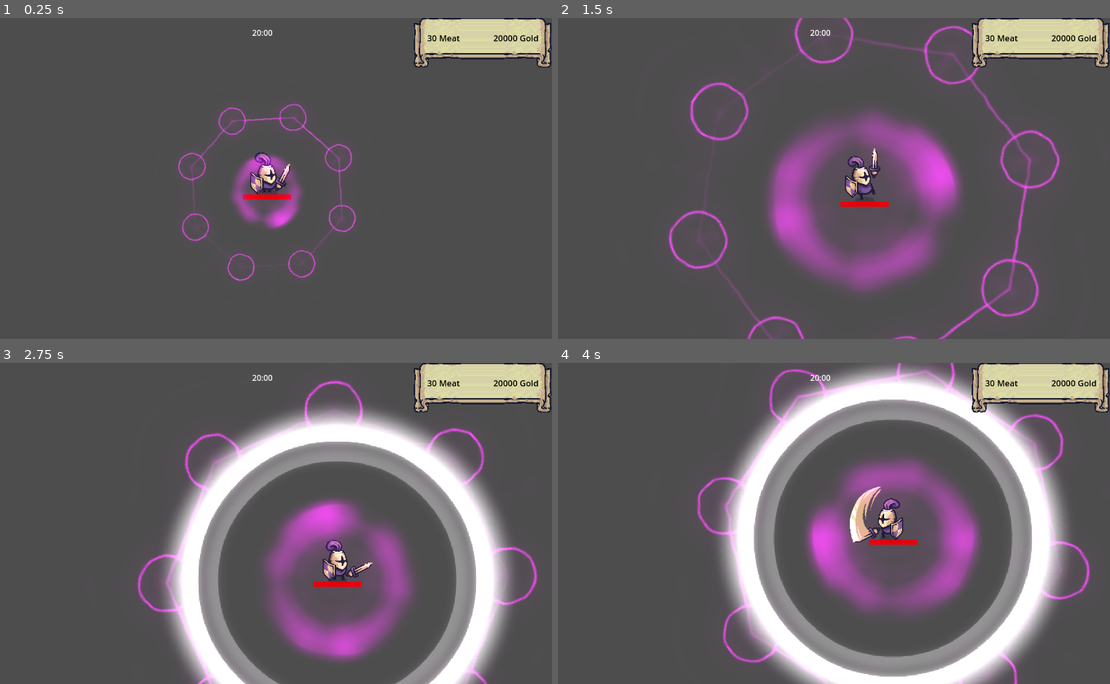
Above: before the commit, frames 1-4 (two rows, left to right).
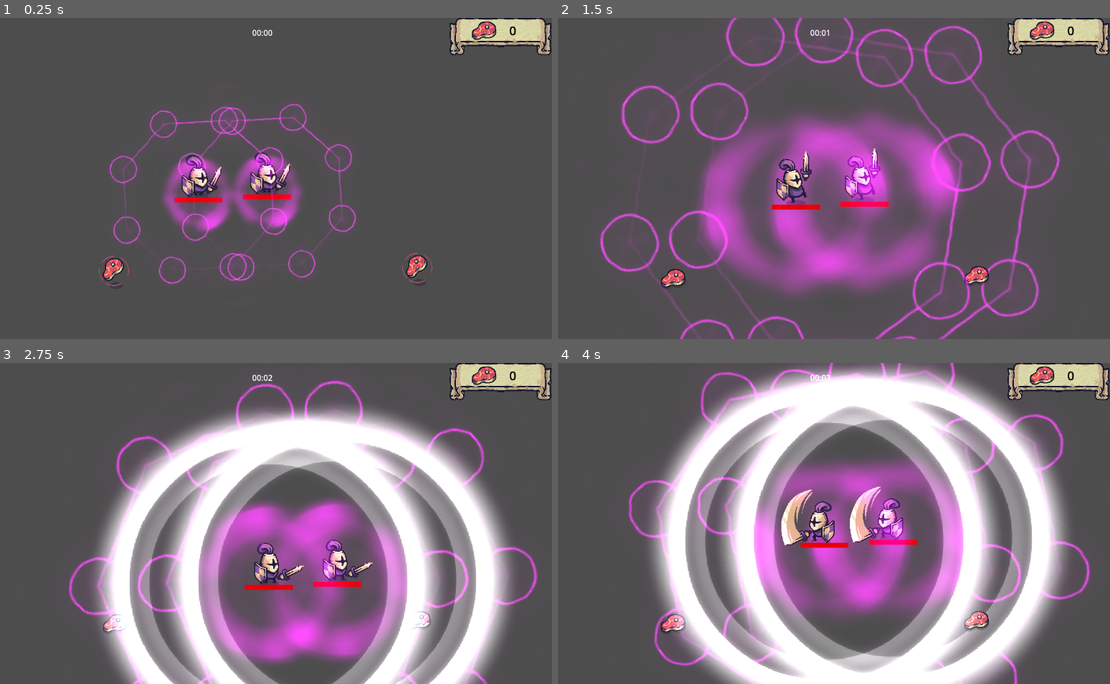
Above: after the commit, the same moments.

Repository: VBrunello/dio-trilha-godot
Game: Godot game, scene res://scenes/test_UI.tscn
The game is run twice, just before and just after one commit, with the same random seed, the same clock (stepped at 60 frames per second) and the same inputs. This scene is started directly instead of the project's main scene.
Inputs:
- Up to frame 1 (0.25 s): no input
- Up to frame 2 (1.5 s): hold D (move_right) 0.53-1.28 s; tap Space (attack) at 0.6, 1.35 s; hold S (move_down) from 1.28 s (still down)
- Up to frame 3 (2.75 s): release S (move_down) at 2.03 s; hold D (move_right) from 2.03 s (still down); tap Space (attack) at 2.1 s
- Up to frame 4 (4 s): release D (move_right) at 2.78 s; hold W (move_up) 2.78-3.53 s; tap Space (attack) at 2.85, 3.6 s; hold A (move_left) from 3.53 s (still down)

The runs differ from the first frame. In frame 1, 5.7% of the frame differs, in the area x 17-100%, y 0-84%; in frame 2, 17%; in frame 3, 31%; in frame 4, 36%, in the area x 12-100%, y 0-100%.

Commit message:
Base da UI finalizada

Diff:
--- a/tiny-swords/scenes/life-regenerator.gd
+++ b/tiny-swords/scenes/life-regenerator.gd
@@ -1,12 +1,10 @@
 extends Node2D
 
-
 @export var regenerationAmount: int = 10
-
-
 
 func _on_area_2d_body_entered(body):
 	if body.is_in_group("player"):
 		var player: Player = body
 		player._heal(regenerationAmount)
+		player.meatCollected.emit(regenerationAmount)
 		queue_free()
--- a/tiny-swords/scenes/test_UI.tscn
+++ b/tiny-swords/scenes/test_UI.tscn
@@ -1,80 +1,11 @@
-[gd_scene load_steps=5 format=3 uid="uid://dccvwsnmy37en"]
+[gd_scene load_steps=3 format=3 uid="uid://dccvwsnmy37en"]
 
 [ext_resource type="PackedScene" uid="uid://csh12euvfrdw" path="res://scenes/player.tscn" id="1_a3n76"]
-[ext_resource type="Texture2D" uid="uid://dltf0gsoa1s1r" path="res://addons/Tiny Swords/UI/Banners/Banner_Horizontal.png" id="2_wh6y2"]
-
-[sub_resource type="StyleBoxTexture" id="StyleBoxTexture_1dsaq"]
-texture = ExtResource("2_wh6y2")
-texture_margin_left = 96.0
-texture_margin_top = 16.0
-texture_margin_right = 96.0
-texture_margin_bottom = 48.0
-axis_stretch_horizontal = 2
-axis_stretch_vertical = 2
-region_rect = Rect2(32, 48, 128, 128)
-
-[sub_resource type="LabelSettings" id="LabelSettings_byg35"]
-font_size = 17
-font_color = Color(0, 0, 0, 1)
+[ext_resource type="PackedScene" uid="uid://bwbavnxiu6rvh" path="res://scenes/ui/game_ui.tscn" id="2_7ba7l"]
 
 [node name="Node2D" type="Node2D"]
 
 [node name="Player" parent="." instance=ExtResource("1_a3n76")]
 position = Vector2(579, 352)
 
-[node name="CanvasLayer" type="CanvasLayer" parent="."]
-
-[node name="TimerLabel" type="Label" parent="CanvasLayer"]
-anchors_preset = -1
-anchor_left = 0.494
-anchor_right = 0.494
-offset_left = -48.088
-offset_top = 18.0
-offset_right = 48.912
-offset_bottom = 41.0
-grow_horizontal = 0
-text = "20:00"
-horizontal_alignment = 1
-vertical_alignment = 1
-
-[node name="Panel2" type="Panel" parent="CanvasLayer"]
-anchors_preset = 1
-anchor_left = 1.0
-anchor_right = 1.0
-offset_left = -279.0
-offset_bottom = 106.0
-grow_horizontal = 0
-theme_override_styles/panel = SubResource("StyleBoxTexture_1dsaq")
-
-[node name="GoldLabel" type="Label" parent="CanvasLayer/Panel2"]
-layout_mode = 1
-anchors_preset = 8
-anchor_left = 0.5
-anchor_top = 0.5
-anchor_right = 0.5
-anchor_bottom = 0.5
-offset_left = 21.5
-offset_top = -25.0
-offset_right = 118.5
-offset_bottom = -2.0
-grow_horizontal = 2
-grow_vertical = 2
-text = "20000 Gold
-"
-label_settings = SubResource("LabelSettings_byg35")
-
-[node name="MeatLabel" type="Label" parent="CanvasLayer/Panel2"]
-layout_mode = 1
-anchors_preset = 8
-anchor_left = 0.5
-anchor_top = 0.5
-anchor_right = 0.5
-anchor_bottom = 0.5
-offset_left = -111.5
-offset_top = -25.0
-offset_right = -14.5
-offset_bottom = -2.0
-grow_horizontal = 2
-grow_vertical = 2
-text = "30 Meat"
-label_settings = SubResource("LabelSettings_byg35")
+[node name="GameUI" parent="." instance=ExtResource("2_7ba7l")]
--- /dev/null
+++ b/tiny-swords/scenes/ui/game_ui.gd
@@ -0,0 +1,23 @@
+extends CanvasLayer
+
+@onready var timerLabel = %TimerLabel
+@onready var meatLabel = %MeatLabel
+
+var timeElapsed: float = 0.0
+var meatCounter: int = 0
+
+func _ready():
+	GameManager.player.meatCollected.connect(_onMeatCollected)
+	meatCounter = 0
+
+func _process(delta: float):
+	timeElapsed += delta
+	var timeElapsedSeconds: int = floori(timeElapsed)
+	var seconds: int = timeElapsedSeconds % 60
+	var minutes: int = timeElapsedSeconds / 60
+
+	timerLabel.text = "%02d:%02d" % [minutes, seconds]
+
+func _onMeatCollected(regeneration_value: int):
+	meatCounter += 1
+	meatLabel.text = str(meatCounter)
--- /dev/null
+++ b/tiny-swords/scenes/ui/game_ui.tscn
@@ -0,0 +1,95 @@
+[gd_scene load_steps=10 format=3 uid="uid://bwbavnxiu6rvh"]
+
+[ext_resource type="Texture2D" uid="uid://dltf0gsoa1s1r" path="res://addons/Tiny Swords/UI/Banners/Banner_Horizontal.png" id="1_asbga"]
+[ext_resource type="Script" path="res://scenes/ui/game_ui.gd" id="1_nxbcx"]
+[ext_resource type="Texture2D" uid="uid://uw16pplvplky" path="res://addons/Tiny Swords/Resources/Resources/M_Idle_(NoShadow).png" id="3_2iwen"]
+[ext_resource type="PackedScene" uid="uid://bdj1iqismvdjo" path="res://scenes/meat.tscn" id="4_75vpd"]
+[ext_resource type="PackedScene" uid="uid://csh12euvfrdw" path="res://scenes/player.tscn" id="5_7prfr"]
+
+[sub_resource type="StyleBoxTexture" id="StyleBoxTexture_1dsaq"]
+texture = ExtResource("1_asbga")
+texture_margin_left = 96.0
+texture_margin_top = 16.0
+texture_margin_right = 96.0
+texture_margin_bottom = 48.0
+axis_stretch_horizontal = 2
+axis_stretch_vertical = 2
+region_rect = Rect2(32, 48, 128, 128)
+
+[sub_resource type="SystemFont" id="SystemFont_523r1"]
+font_names = PackedStringArray("Impact")
+font_weight = 425
+
+[sub_resource type="LabelSettings" id="LabelSettings_byg35"]
+font = SubResource("SystemFont_523r1")
+font_size = 25
+font_color = Color(0, 0, 0, 1)
+
+[sub_resource type="AtlasTexture" id="AtlasTexture_oqiv1"]
+atlas = ExtResource("3_2iwen")
+region = Rect2(40, 40, 56, 56)
+
+[node name="GameUI" type="CanvasLayer"]
+script = ExtResource("1_nxbcx")
+
+[node name="TimerLabel" type="Label" parent="."]
+unique_name_in_owner = true
+anchors_preset = -1
+anchor_left = 0.494
+anchor_right = 0.494
+offset_left = -48.088
+offset_top = 18.0
+offset_right = 48.912
+offset_bottom = 41.0
+grow_horizontal = 0
+text = "20:00"
+horizontal_alignment = 1
+vertical_alignment = 1
+
+[node name="Panel2" type="Panel" parent="."]
+anchors_preset = 1
+anchor_left = 1.0
+anchor_right = 1.0
+offset_left = -207.0
+offset_bottom = 81.0
+grow_horizontal = 0
+theme_override_styles/panel = SubResource("StyleBoxTexture_1dsaq")
+
+[node name="MeatLabel" type="Label" parent="Panel2"]
+unique_name_in_owner = true
+layout_mode = 1
+anchors_preset = 8
+anchor_left = 0.5
+anchor_top = 0.5
+anchor_right = 0.5
+anchor_bottom = 0.5
+offset_left = -36.5
+offset_top = -35.5
+offset_right = 86.5
+offset_bottom = 5.5
+grow_horizontal = 2
+grow_vertical = 2
+text = "0"
+label_settings = SubResource("LabelSettings_byg35")
+horizontal_alignment = 1
+vertical_alignment = 1
+
+[node name="TextureRect" type="TextureRect" parent="Panel2"]
+layout_mode = 0
+offset_left = 43.0
+offset_top = -12.0
+offset_right = 99.0
+offset_bottom = 44.0
+texture = SubResource("AtlasTexture_oqiv1")
+
+[node name="Meat" parent="." instance=ExtResource("4_75vpd")]
+position = Vector2(575, 385)
+
+[node name="Meat2" parent="." instance=ExtResource("4_75vpd")]
+position = Vector2(270, 542)
+
+[node name="Meat3" parent="." instance=ExtResource("4_75vpd")]
+position = Vector2(880, 536)
+
+[node name="Player" parent="." instance=ExtResource("5_7prfr")]
+position = Vector2(441, 358)
--- a/tiny-swords/scripts/game-manager.gd
+++ b/tiny-swords/scripts/game-manager.gd
@@ -1,3 +1,4 @@
 extends Node
 
 var playerPosition: Vector2
+var player: Player
--- a/tiny-swords/scripts/player.gd
+++ b/tiny-swords/scripts/player.gd
@@ -33,6 +33,11 @@
 var isTimerEnded: bool = false
 var canBeDamaged: bool = true
 var ritualCooldown: float = 0.0
+
+signal meatCollected(value: int)
+
+func _ready():
+	GameManager.player = self
 
 func _process(delta):
 	GameManager.playerPosition = position
